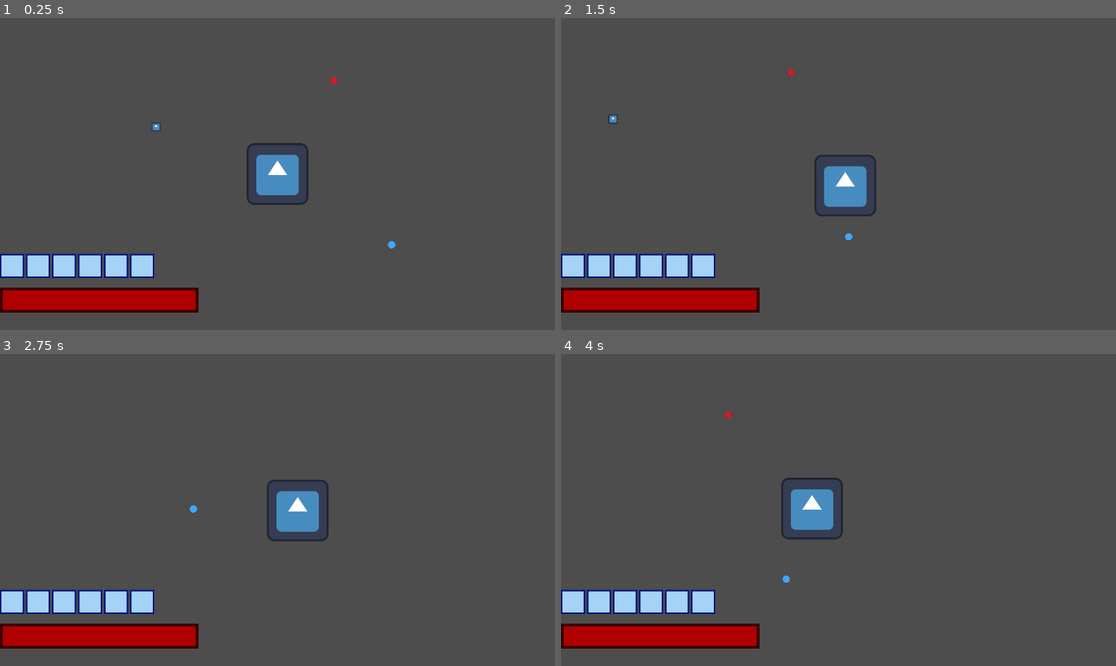
Above: before the commit, frames 1-4 (two rows, left to right).
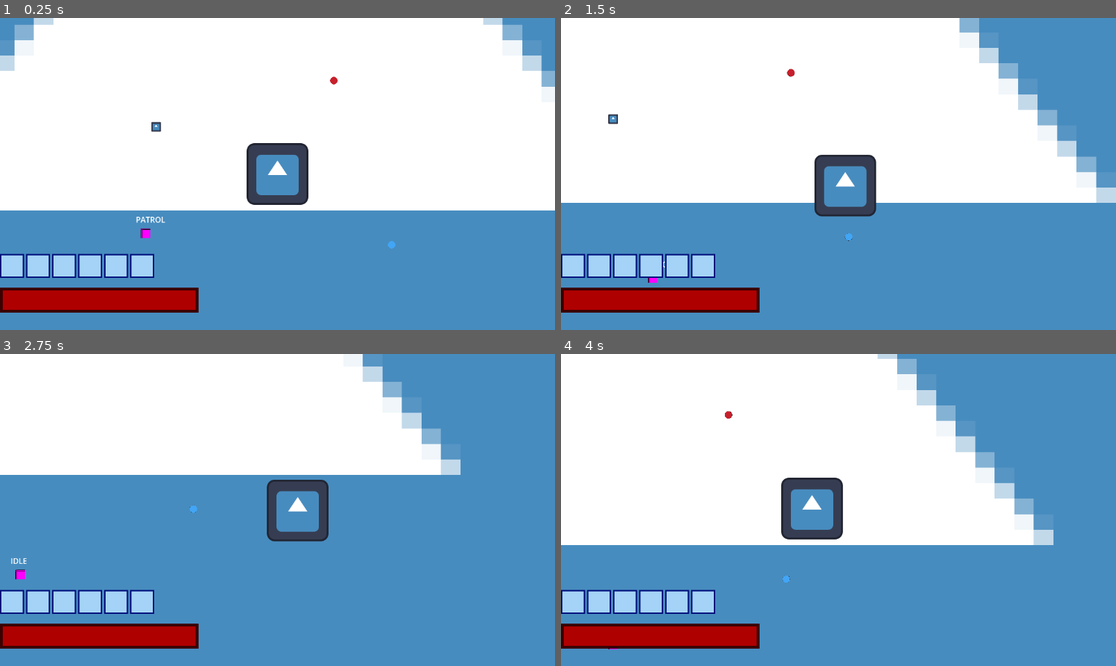
Above: after the commit, the same moments.

Repository: Pkb-Codes/zekome
Game: Godot game, scene res://Dev_sandboxes/dev_bhargav.tscn
Same seed, same stepped clock (60 frames per second), same inputs: the game is played once before the commit and once after it. This scene is started directly instead of the project's main scene. The engine's default icon, where the game draws it, is replaced by a stand-in: a white triangle on a blue panel in a dark square.
Inputs (mouse positions are in pixels of both pictures, inside the frame that each line leads up to):
- Up to frame 1 (0.25 s): no input
- Up to frame 2 (1.5 s): move the mouse to (960, 158) at 0.52 s; hold Right (ui_right) 0.53-1.28 s; tap Space (Dash) at 0.6, 1.35 s; move the mouse to (727, 189) at 1.27 s; hold Down (ui_down) from 1.28 s (still down)
- Up to frame 3 (2.75 s): move the mouse to (333, 441) at 2.02 s; release Down (ui_down) at 2.03 s; hold Right (ui_right) from 2.03 s (still down); tap Space (Dash) at 2.1 s
- Up to frame 4 (4 s): move the mouse to (810, 572) at 2.77 s; release Right (ui_right) at 2.78 s; hold Up (ui_up) 2.78-3.53 s; tap Space (Dash) at 2.85, 3.6 s; move the mouse to (1005, 556) at 3.52 s; hold Left (ui_left) from 3.53 s (still down)

The runs differ from the first frame. In frame 1, 93% of the frame differs, in the area x 0-100%, y 0-100%; in frame 2, 93%; in frame 3, 93%; in frame 4, 93%.

Commit message:
small debugging
small debugging

Diff:
--- a/Dev_sandboxes/dev_bhargav.tscn
+++ b/Dev_sandboxes/dev_bhargav.tscn
@@ -7,8 +7,14 @@
 [ext_resource type="PackedScene" uid="uid://d4drpj2q5b4j0" path="res://scenes/inventory_ui.tscn" id="4_j4r4q"]
 [ext_resource type="PackedScene" uid="uid://begq6fhebah0v" path="res://scenes/player.tscn" id="4_n6apj"]
 [ext_resource type="PackedScene" uid="uid://dis5mvgbi7020" path="res://scenes/player_hud.tscn" id="6_tb7c8"]
+[ext_resource type="PackedScene" uid="uid://dqe2g58xr7fek" path="res://scenes/Wolf.tscn" id="8_lm1ci"]
 
 [node name="Dev_Bhargav" type="Node" unique_id=137256716]
+
+[node name="RedCircle" type="Sprite2D" parent="." unique_id=26431050]
+position = Vector2(451.74988, 235.99988)
+scale = Vector2(40.524998, 32.239998)
+texture = ExtResource("2_kfnhm")
 
 [node name="inventory_item" parent="." unique_id=1025020928 instance=ExtResource("2_rfv72")]
 position = Vector2(219, 126)
@@ -34,3 +40,6 @@
 [node name="Inventory_UI" parent="." unique_id=1900014633 instance=ExtResource("4_j4r4q")]
 
 [node name="Player_HUD" parent="." unique_id=1192228224 instance=ExtResource("6_tb7c8")]
+
+[node name="wolf" parent="." unique_id=191618256 instance=ExtResource("8_lm1ci")]
+position = Vector2(192, 341)
--- a/scenes/player.tscn
+++ b/scenes/player.tscn
@@ -11,6 +11,7 @@
 size = Vector2(128, 129)
 
 [node name="player" type="CharacterBody2D" unique_id=56953062 groups=["player"]]
+collision_layer = 4
 script = ExtResource("1_tuyoq")
 dash_cooldown = 1.0
 
